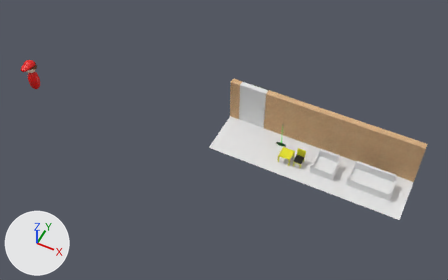
Before and after pictures for a commit that changed the Blender file Blender projects/furniture.blend.
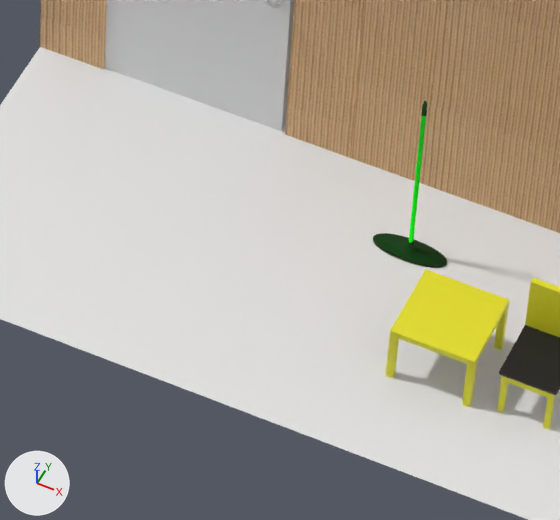
Old and new are each drawn whole from a 50 mm lens placed at (16.53, -14.36, 19.24), pointed at (8.8, 1.09, -0.07) and again close up on the part from 50% to 67% of the width and 39% to 65% of the height. Lighting does not change. The marker at lower left points along +X, +Y and +Z.

Script lines for the objects in view, before the commit:
```python
me_cube_006 = bpy.data.meshes.new('Cube.006')
me_cube_006.from_pydata(...)  # 24 vertices, 21 faces; spans x -0.13..0.13, y -1.0..1.0, z 0.0..2.0
# faces by material slot: [20, 1]
me_cube_006.materials.append(mat_material_002)
me_cube_006.materials.append(mat_carpet_blue)  # its picture is missing
me_cylinder = bpy.data.meshes.new('Cylinder')
me_cylinder.from_pydata(...)  # 480 vertices, 450 faces; spans x -0.225..0.225, y -0.082..0.082, z 0.001..1.245
me_cylinder.polygons.foreach_set('use_smooth', [True] * 450)
# faces by material slot: [32, 385, 33]
me_cylinder.materials.append(mat_mop_handle)  # its picture is missing
me_cylinder.materials.append(mat_mop_dark)  # its picture is missing
me_cylinder.materials.append(mat_mop_sponge)
me_plane = bpy.data.meshes.new('Plane')
me_plane.from_pydata(...)  # 4 vertices, 1 face; spans x -1.0..1.0, y -1.0..1.0, z 0.0
me_plane.materials.append(mat_carpet_blue_1)  # its picture is missing
ob_mop = bpy.data.objects.new('Mop', me_cylinder)
ob_mop.location = (11.046, 1.864, 0.0)
ob_plane_001 = bpy.data.objects.new('Plane.001', me_plane)
ob_plane_001.location = (11.459, 1.374, 0.0)
ob_plane_001.rotation_euler = (0.0, 0.0, -1.571)  # degrees (0, 0, -90)
ob_wall_doorway = bpy.data.objects.new('wall_doorway', me_cube_006)
ob_wall_doorway.location = (9.459, 2.499, 0.0)
ob_wall_doorway.rotation_euler = (0.0, 0.0, -1.571)  # degrees (0, 0, -90)
# also in view: 'chair' at (12.09, 1.21, 0.34); 'wall' at (11.46, 2.5, 1.0); 'table' at (11.54, 1.21, 0.19); 'Plane.004' at (9.46, 1.37, 0.0); 'Cube' at (9.44, 2.5, 1.0)
```
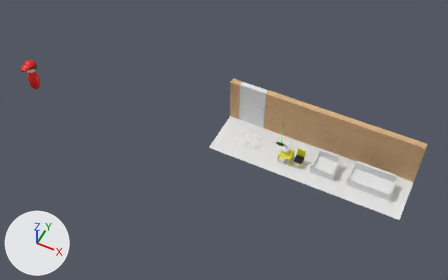
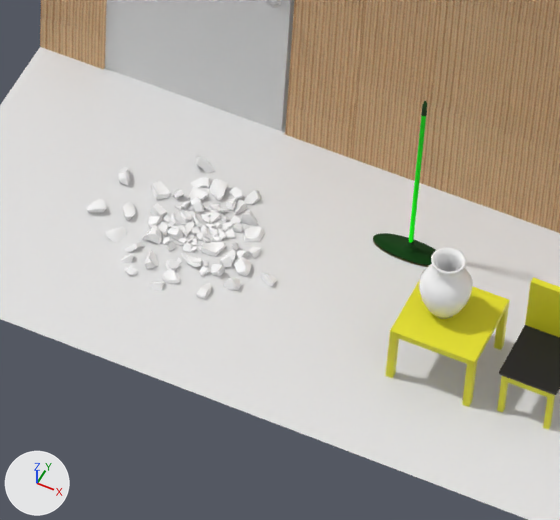
What differs and where, as boxes (x1, y1, x2, y2) in the close-ups (560 x 520 px):
'fractured vase', added
    after: (86, 156, 277, 299)
'Vase', added
    after: (419, 247, 473, 319)

What changed in the scene script:
```text
Add img_white_tumble_d_png_001:
    img_white_tumble_d_png_001 = load_image('White Tumble_d.png.001', '../Assets/Models/White Tumble_d.png', 512, 512, 'sRGB')
Add img_white_tumble_n_png_001:
    img_white_tumble_n_png_001 = load_image('White Tumble_n.png.001', '../Assets/Models/White Tumble_n.png', 512, 512, 'Non-Color')
Add img_white_tumble_n_png:
    img_white_tumble_n_png = load_image('White Tumble_n.png', '../Assets/Models/White Tumble_n.png', 512, 512, 'Non-Color')
Add img_white_tumble_d_png:
    img_white_tumble_d_png = load_image('White Tumble_d.png', '../Assets/Models/White Tumble_d.png', 512, 512, 'sRGB')
Add mat_vase:
    mat_vase = bpy.data.materials.new('vase')
    # uses the picture img_white_tumble_d_png_001
    # uses the picture img_white_tumble_n_png_001
Add mat_material_003:
    mat_material_003 = bpy.data.materials.new('Material.003')
    # uses the picture img_white_tumble_d_png
    # uses the picture img_white_tumble_n_png
Add me_vase_cell_000:
    me_vase_cell_000.from_pydata(...)  # 7920 vertices, 3932 faces; spans x -0.86..0.331, y -0.707..0.318, z -0.032..0.063
    me_vase_cell_000.materials.append(mat_vase)
Add me_cylinder_002:
    me_cylinder_002.from_pydata(...)  # 544 vertices, 514 faces; spans x -0.145..0.145, y -0.145..0.145, z 0.001..0.409
    me_cylinder_002.polygons.foreach_set('use_smooth', [True] * 514)
    me_cylinder_002.materials.append(mat_material_003)
Add ob_fractured_vase:
    ob_fractured_vase = bpy.data.objects.new('fractured vase', me_vase_cell_000)
    ob_fractured_vase.location = (10.134, 1.659, 0.029)
Add ob_vase:
    ob_vase = bpy.data.objects.new('Vase', me_cylinder_002)
    ob_vase.location = (11.485, 1.231, 0.384)
```
